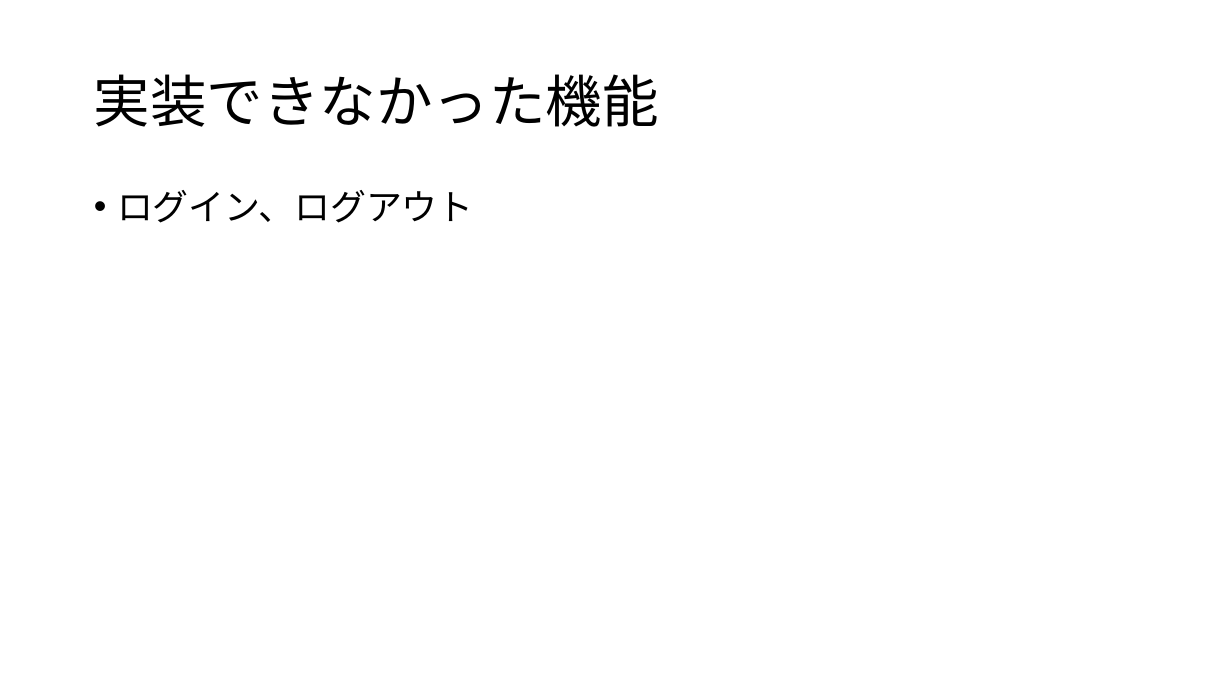
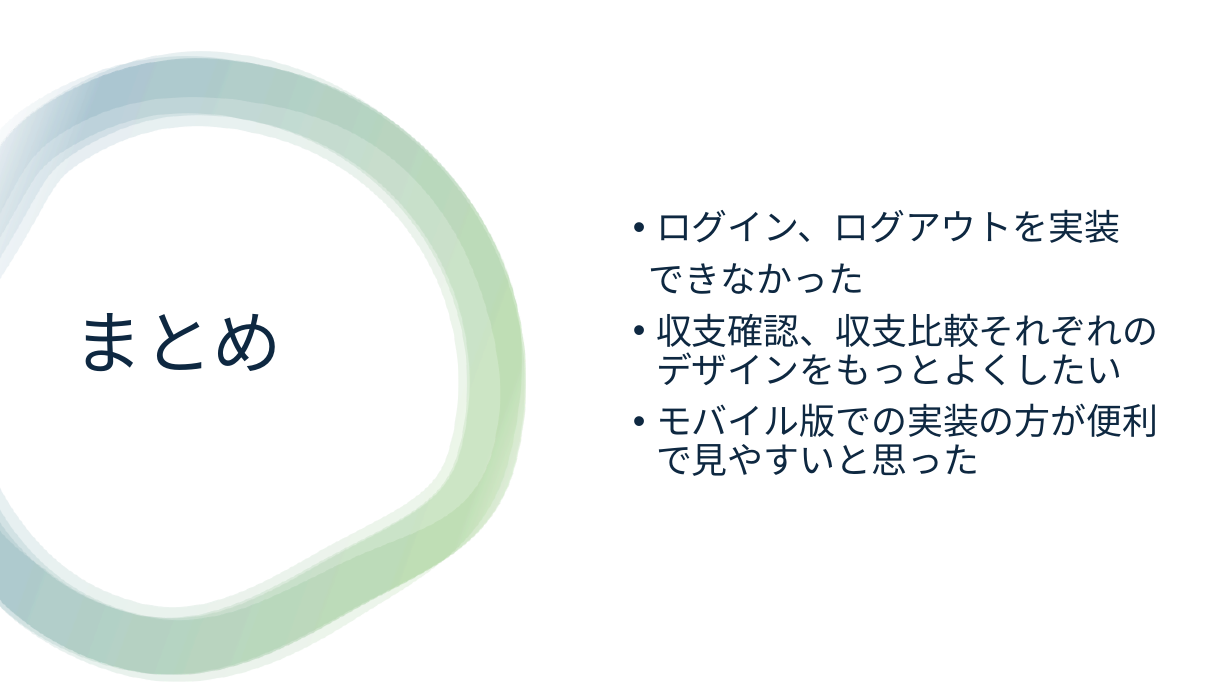
Before and after one commit to iwasitamasayosi/flutter_application_1, a slide deck: slide 12 of 家計簿_岩下暢秀.pptx (slide 10 before the commit). Drawn at 1232x693 pixels with LibreOffice and Linux fonts; fonts in the diff are those of the drawing. Boxes give left, top, right and bottom in pixels: in the first picture for what was removed or moved away, otherwise in the second. Text is boxed around its words. In the diff, an @@ line names an element or a change of style, - is before the commit and + after.

```diff
--- a/家計簿_岩下暢秀.pptx
+++ b/家計簿_岩下暢秀.pptx
@@ rectangle added at (x1=0, y1=0, x2=1232, y2=693), fill #FFFFFF @@
@@ group added at (x1=0, y1=52, x2=526, y2=682): 4 freeform shapes @@
@@ title removed at (x1=94, y1=74, x2=659, y2=127) @@
-実装できなかった機能
@@ text "ログイン、ログアウトを実装" at (x1=649, y1=209, x2=1158, y2=476): vertical alignment top to middle @@
@@ text at (x1=649, y1=209, x2=1158, y2=476): text changed; text colour #000000 to #0E2841 @@
-• ログイン、ログアウト
+• ログイン、ログアウトを実装
+できなかった
+• 収支確認、収支比較それぞれのデザインをもっとよくしたい
+• モバイル版での実装の方が便利で見やすいと思った
@@ title added at (x1=74, y1=313, x2=282, y2=371), 54 pt, text #0E2841 @@
+まとめ
```
Also in this commit, not shown: 2 other slides changed, 4 slides added, 1 slide removed.
